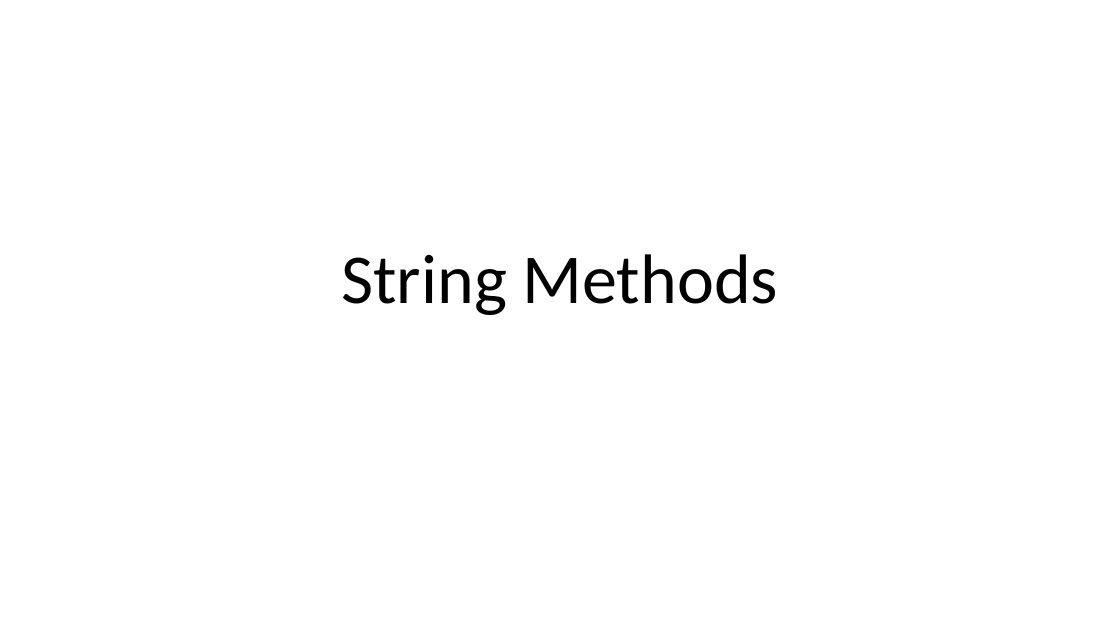
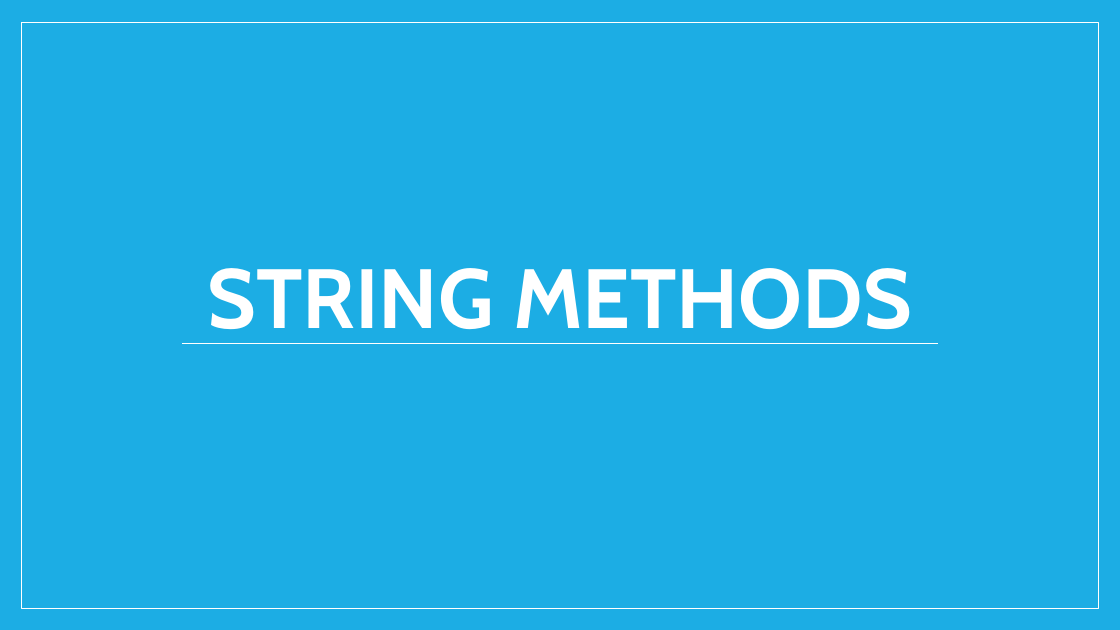
Before and after one commit to PramodJana/JavaScript, a slide deck: slide 1 of GFG JS Course Curriculam/Articles/004 String Values.pptx. Drawn at 1120x630 pixels with LibreOffice and Linux fonts; fonts in the diff are those of the drawing. Boxes give left, top, right and bottom in pixels: in the first picture for what was removed or moved away, otherwise in the second. Text is boxed around its words. In the diff, an @@ line names an element or a change of style, - is before the commit and + after.

```diff
--- a/GFG JS Course Curriculam/Articles/004 String Values.pptx
+++ b/GFG JS Course Curriculam/Articles/004 String Values.pptx
@@ background #FFFFFF to #1CADE4 @@
@@ rectangle added at [21, 23, 1098, 608], fill #1CADE4, outline #FFFFFF 1 pt @@
@@ title at [207, 268, 912, 344]: text changed; size 60 to 72 pt; font Calibri to Cabin; text colour #000000 to #FFFFFF; bold on @@
-String Methods
+STRING METHODS
@@ line added from (181, 343) to (938, 343), #FFFFFF 0.79 pt @@
```
Also in this commit, not shown: 13 other slides changed, 4 slides added, 4 slides removed, 7 other files.
